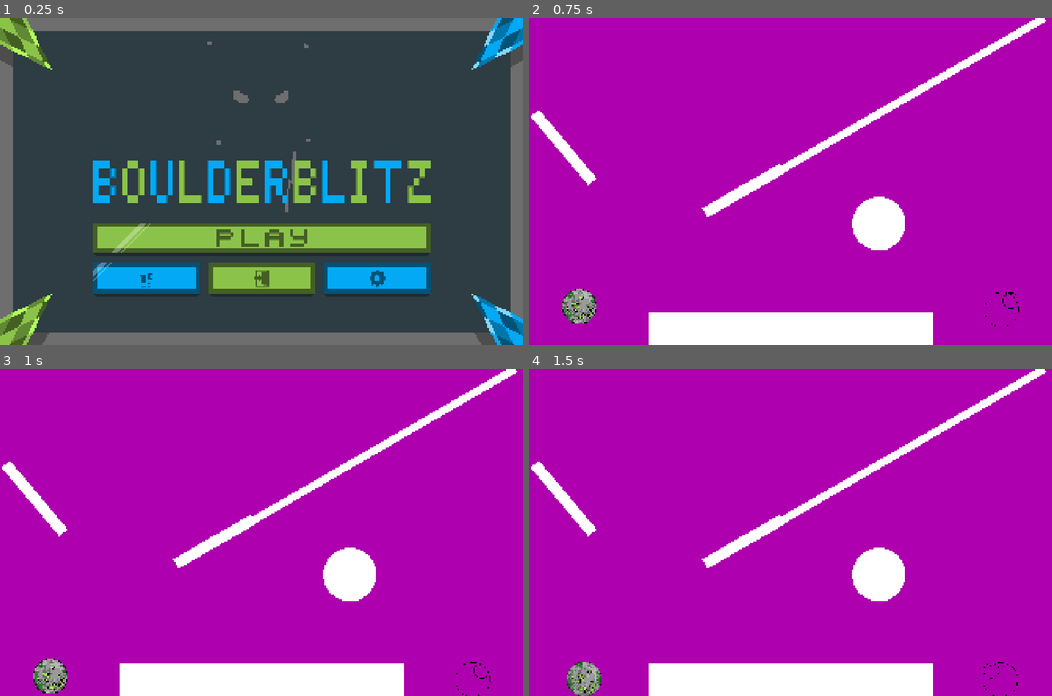
Above: before the commit, frames 1-4 (two rows, left to right).
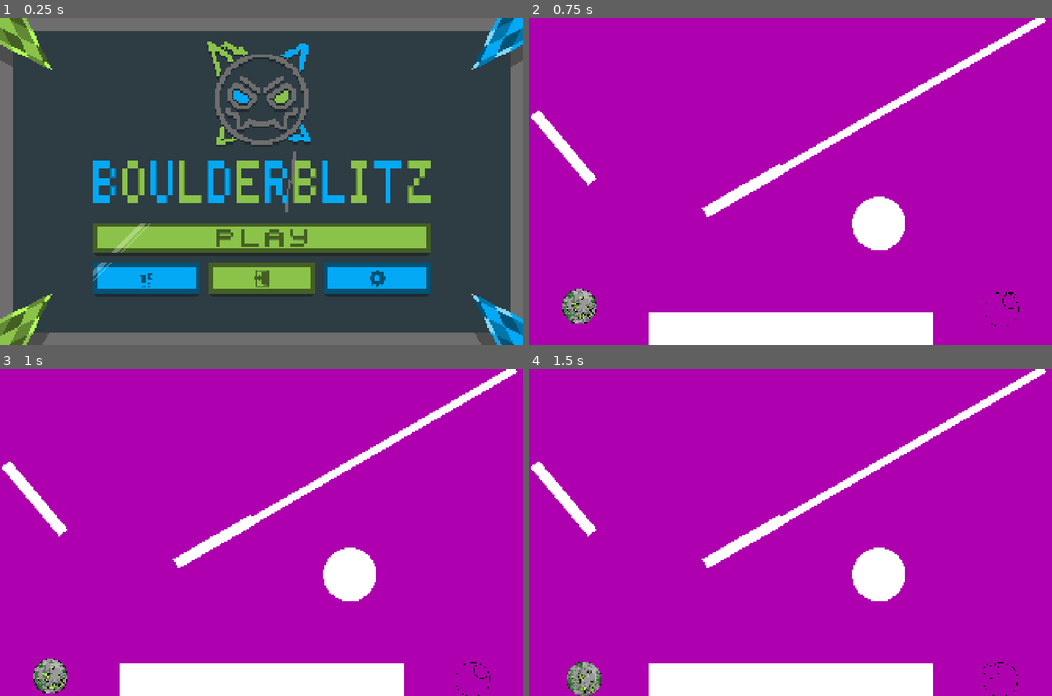
Above: after the commit, the same moments.

Repository: Isaac-Ryland/BoulderBlitz
Game: Godot game, scene res://Scenes/game.tscn
Two runs of this game, one before a commit and one after it. Both use one fixed random seed, a clock stepped at 60 frames per second and the inputs below. The engine's default icon, where the game draws it, is replaced by a stand-in: a white triangle on a blue panel in a dark square.
Inputs (mouse positions are in pixels of both pictures, inside the frame that each line leads up to):
- Up to frame 1 (0.25 s): no input
- Up to frame 2 (0.75 s): click (790, 237) at 0.5 s
- Up to frame 3 (1 s): no input
- Up to frame 4 (1.5 s): hold D (player_1_right) from 1.28 s (still down); tap Left (player_2_left) at 1.35 s

The runs differ from the first frame. In frame 1, 2.3% of the frame differs, in the area x 39-60%, y 7-39%; in frame 2, nothing differs; in frame 3, nothing differs; in frame 4, nothing differs.

Commit message:
Minor patch for previous commit

Diff:
--- a/Scenes/main_menu.tscn
+++ b/Scenes/main_menu.tscn
@@ -1,9 +1,10 @@
-[gd_scene load_steps=24 format=3 uid="uid://dll1hghj3kqku"]
+[gd_scene load_steps=26 format=3 uid="uid://dll1hghj3kqku"]
 
 [ext_resource type="Script" uid="uid://13q5ja6jlwc8" path="res://Scripts/main_menu.gd" id="1_o3ut0"]
 [ext_resource type="Texture2D" uid="uid://dwkvyj674h8i8" path="res://Assets/MainMenuArt/MainMenuBG.png" id="2_oftkg"]
 [ext_resource type="Texture2D" uid="uid://bpnsp8jx4psqr" path="res://Assets/MainMenuArt/BBLogo.png" id="3_40n20"]
 [ext_resource type="Texture2D" uid="uid://bxhm5q11rp113" path="res://Assets/MainMenuArt/TitleText.png" id="4_q0l0j"]
+[ext_resource type="Texture2D" uid="uid://dfcpr2mrp3bph" path="res://icon.svg" id="4_wyh8j"]
 [ext_resource type="Texture2D" uid="uid://dkbef001e5i44" path="res://Assets/MainMenuArt/PlayDefault.png" id="5_x0hua"]
 [ext_resource type="Texture2D" uid="uid://bvw3j1dk2kj5i" path="res://Assets/MainMenuArt/CreditsDefault.png" id="6_v4xum"]
 [ext_resource type="Texture2D" uid="uid://68kip2r7r8th" path="res://Assets/MainMenuArt/PlayPress.png" id="6_xkauh"]
@@ -17,13 +18,20 @@
 [ext_resource type="Texture2D" uid="uid://ciipiijoleop4" path="res://Assets/MainMenuArt/SettingsPress.png" id="13_1p4ox"]
 [ext_resource type="Texture2D" uid="uid://c8h5f68v3nivw" path="res://Assets/MainMenuArt/SettingsHover.png" id="14_rhauc"]
 
+[sub_resource type="AtlasTexture" id="AtlasTexture_ujyyl"]
+atlas = ExtResource("4_wyh8j")
+region = Rect2(0, 0, 128, 128)
+
 [sub_resource type="AtlasTexture" id="AtlasTexture_m3bi6"]
 atlas = ExtResource("3_40n20")
 region = Rect2(0, 0, 380, 388)
 
 [sub_resource type="SpriteFrames" id="SpriteFrames_wyh8j"]
 animations = [{
-"frames": [],
+"frames": [{
+"duration": 1.0,
+"texture": SubResource("AtlasTexture_ujyyl")
+}],
 "loop": false,
 "name": &"Kaboom",
 "speed": 5.0
@@ -98,7 +106,7 @@
 
 [node name="LogoSprite" type="AnimatedSprite2D" parent="Icon"]
 sprite_frames = SubResource("SpriteFrames_wyh8j")
-animation = &"Kaboom"
+animation = &"Logo"
 centered = false
 
 [node name="TitleText" type="Control" parent="."]
@@ -213,10 +221,10 @@
 [node name="SecretButton" type="Control" parent="."]
 layout_mode = 3
 anchors_preset = 0
-offset_left = 183.0
-offset_top = 183.0
-offset_right = 193.0
-offset_bottom = 193.0
+offset_left = 182.0
+offset_top = 182.0
+offset_right = 194.0
+offset_bottom = 194.0
 
 [node name="TextureButton" type="TextureButton" parent="SecretButton"]
 layout_mode = 1
--- a/Scripts/Main.gd
+++ b/Scripts/GameData.gd
@@ -2,3 +2,5 @@
 
 var player_1_colour = "GREEN-BOULDER-SPRITESHEET"
 var player_2_colour = "BLUE-BOULDER-SPRITESHEET"
+
+var map_selected = "res://Scenes/Map1.tscn"
--- a/Scripts/main_menu.gd
+++ b/Scripts/main_menu.gd
@@ -1,6 +1,6 @@
 extends Node2D
 
-@onready var animated_sprite: AnimatedSprite2D = $LogoSprite
+@onready var animated_sprite: AnimatedSprite2D = $Icon/LogoSprite
 
 func on_quit_button_pressed() -> void:
 	get_tree().quit()
--- a/Scripts/player_1.gd
+++ b/Scripts/player_1.gd
@@ -38,7 +38,7 @@
 	#	animated_sprite.speed_scale = abs(velocity.x/SPEED)
 
 	if abs(velocity.x) > MOVING_THRESHOLD:
-		animated_sprite.play(Main.player_1_colour)
+		animated_sprite.play(GameData.player_1_colour)
 		animated_sprite.speed_scale = velocity.x/BOULDER_RADIUS_IN_PIXELS
 	else:
 		animated_sprite.stop()
--- a/project.godot
+++ b/project.godot
@@ -18,7 +18,7 @@
 
 [autoload]
 
-Main="*res://Scripts/Main.gd"
+GameData="*res://Scripts/GameData.gd"
 
 [display]
 
Renamed: Scripts/Main.gd.uid -> Scripts/GameData.gd.uid
